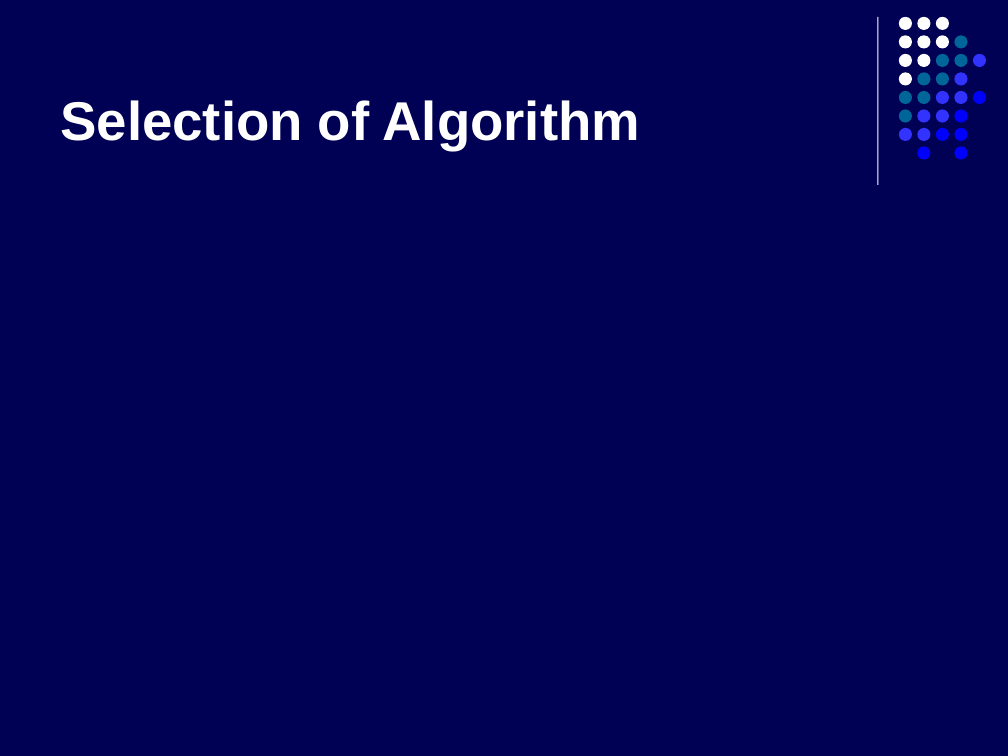
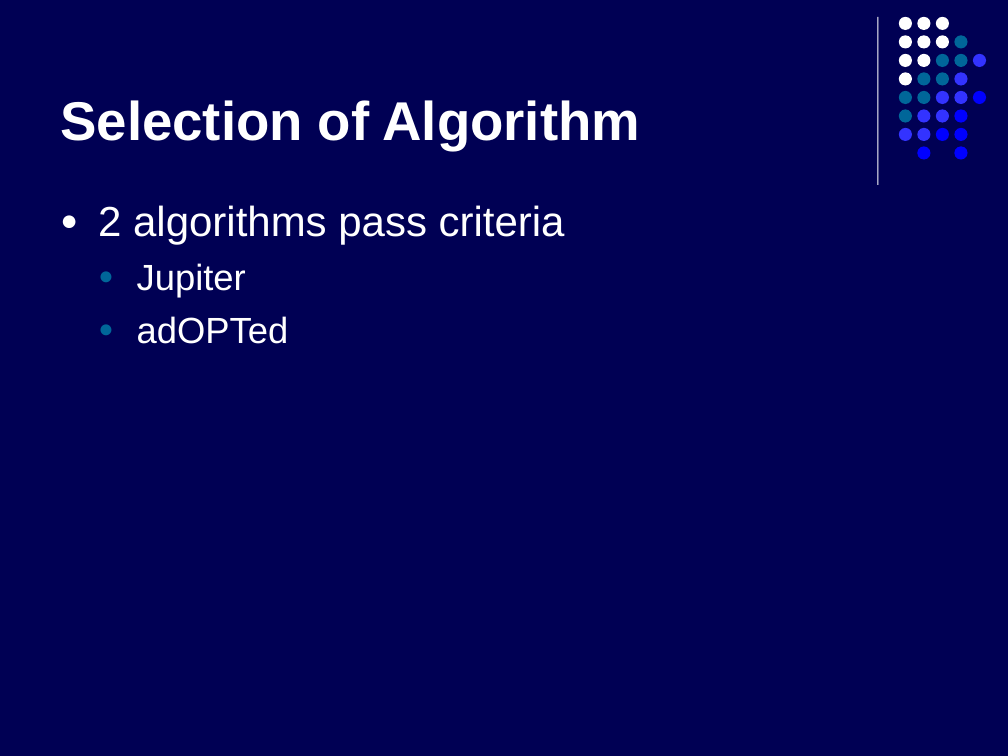
Before and after one commit to kyanha/ace, a slide deck: slide 7 of ace/trunk/doc/presentation/presentation.ppt (slide 6 before the commit). Drawn at 1008x756 pixels with LibreOffice and Linux fonts; fonts in the diff are those of the drawing. Boxes give left, top, right and bottom in pixels: in the first picture for what was removed or moved away, otherwise in the second. Text is boxed around its words. In the diff, an @@ line names an element or a change of style, - is before the commit and + after.

```diff
--- a/ace/trunk/doc/presentation/presentation.ppt
+++ b/ace/trunk/doc/presentation/presentation.ppt
@@ text added at (98, 205, 565, 344), 30 pt, text #FFFFFF @@
+● 2 algorithms pass criteria
+  ● Jupiter
+  ● adOPTed
```
Also in this commit, not shown: 6 slides added, 1 slide removed.
